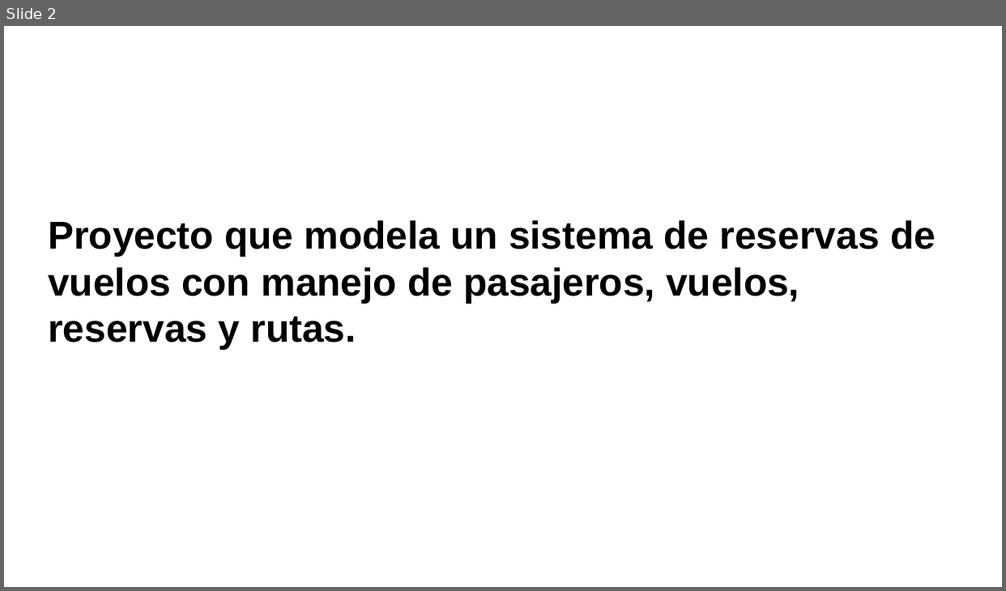
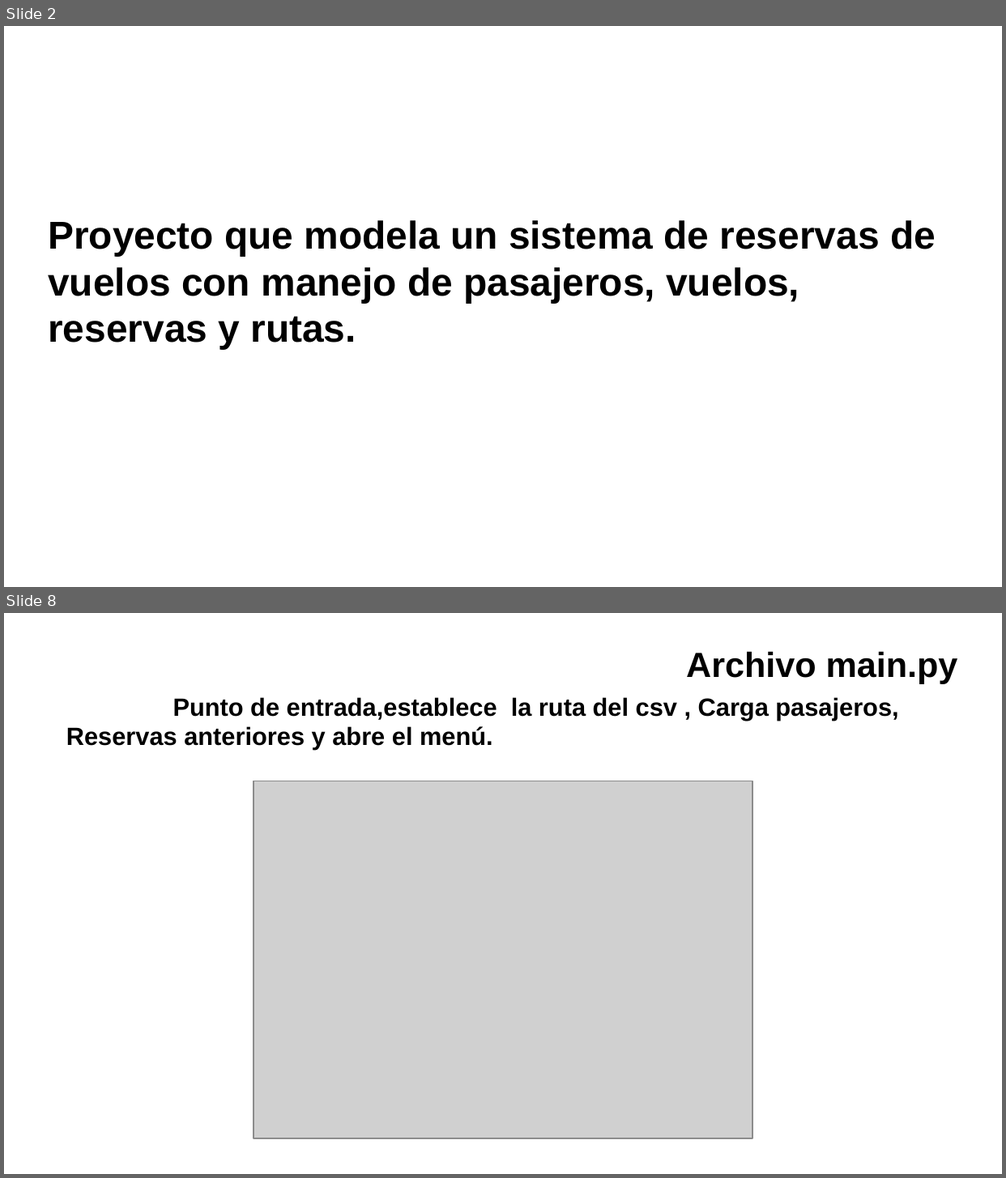
Before and after one commit to MarielaIPS/Final, a slide deck: Sistema de vuelos.pptx. Shown one above the other, each under a label of ours: slide 2 before the commit, slides 2 and 8 after it; the slides between them are not shown. The pictures are 1006x591 and 1006x1178 pixels, drawn with LibreOffice and Linux fonts; fonts in the diff are those of the drawing; grey boxes stand for pictures; background and template pictures are left out. Boxes give left, top, right and bottom in pixels: in the first picture for what was removed or moved away, otherwise in the second. Text is boxed around its words. In the diff, an @@ line names an element or a change of style, - is before the commit and + after.

```diff
--- a/Sistema de vuelos.pptx
+++ b/Sistema de vuelos.pptx
@@ slide 8 added at [4,613,1002,1174], background picture (left out) @@
@@ title added at [686,651,958,683], 25.2 pt, text #000000, bold @@
+Archivo main.py
@@ text added at [66,697,898,749], 18 pt, text #000000, bold @@
+Punto de entrada,establece la ruta del csv , Carga pasajeros, Reservas anteriores y abre el menú.
@@ picture added at [253,781,752,1139] @@
```
Also in this commit, not shown: 6 slides changed, 10 other slides added, 1 slide removed, 6 other files.
